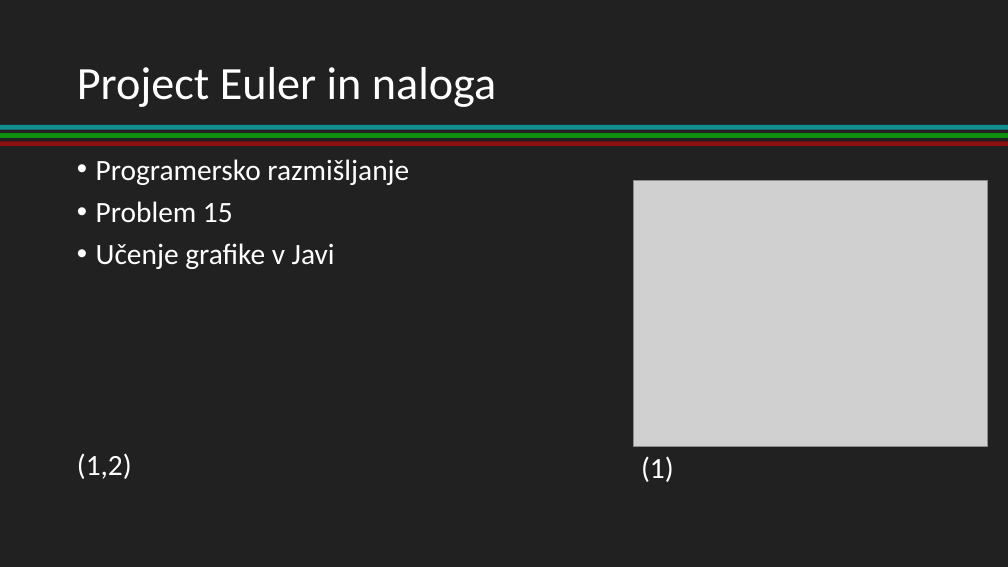
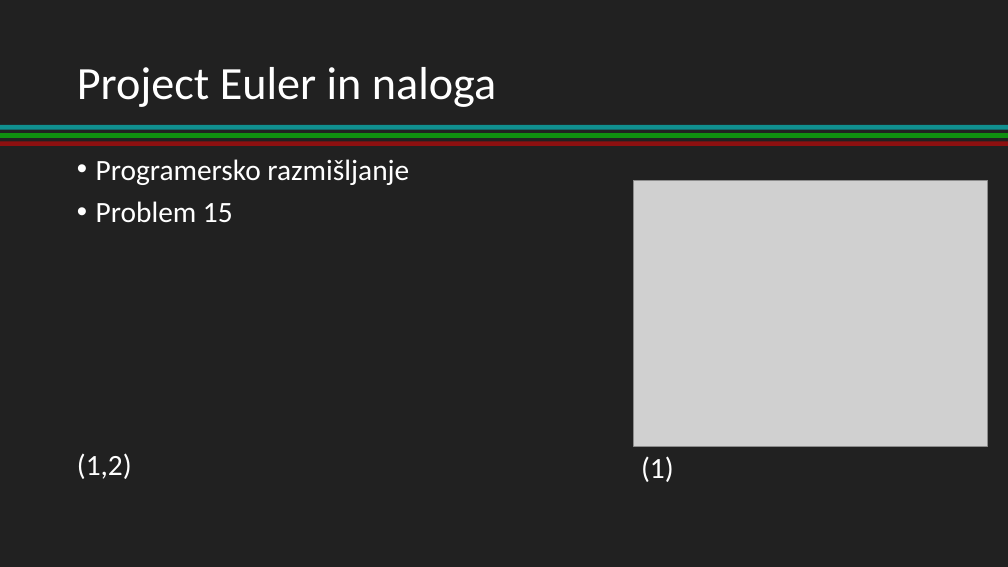
Before and after one commit to nik1178/MaturitetnaSeminarska, a slide deck: slide 2 of PowerPoint/Jenič Nik T4b.pptx. Drawn at 1008x567 pixels with LibreOffice and Linux fonts; fonts in the diff are those of the drawing; grey boxes stand for pictures. Boxes give left, top, right and bottom in pixels: in the first picture for what was removed or moved away, otherwise in the second. Text is boxed around its words. In the diff, an @@ line names an element or a change of style, - is before the commit and + after.

```diff
--- a/PowerPoint/Jenič Nik T4b.pptx
+++ b/PowerPoint/Jenič Nik T4b.pptx
@@ text at <box>96,243,335,269</box>: paragraph removed @@
-• Učenje grafike v Javi
```
Also in this commit, not shown: 4 other slides changed, 1 slide added.
